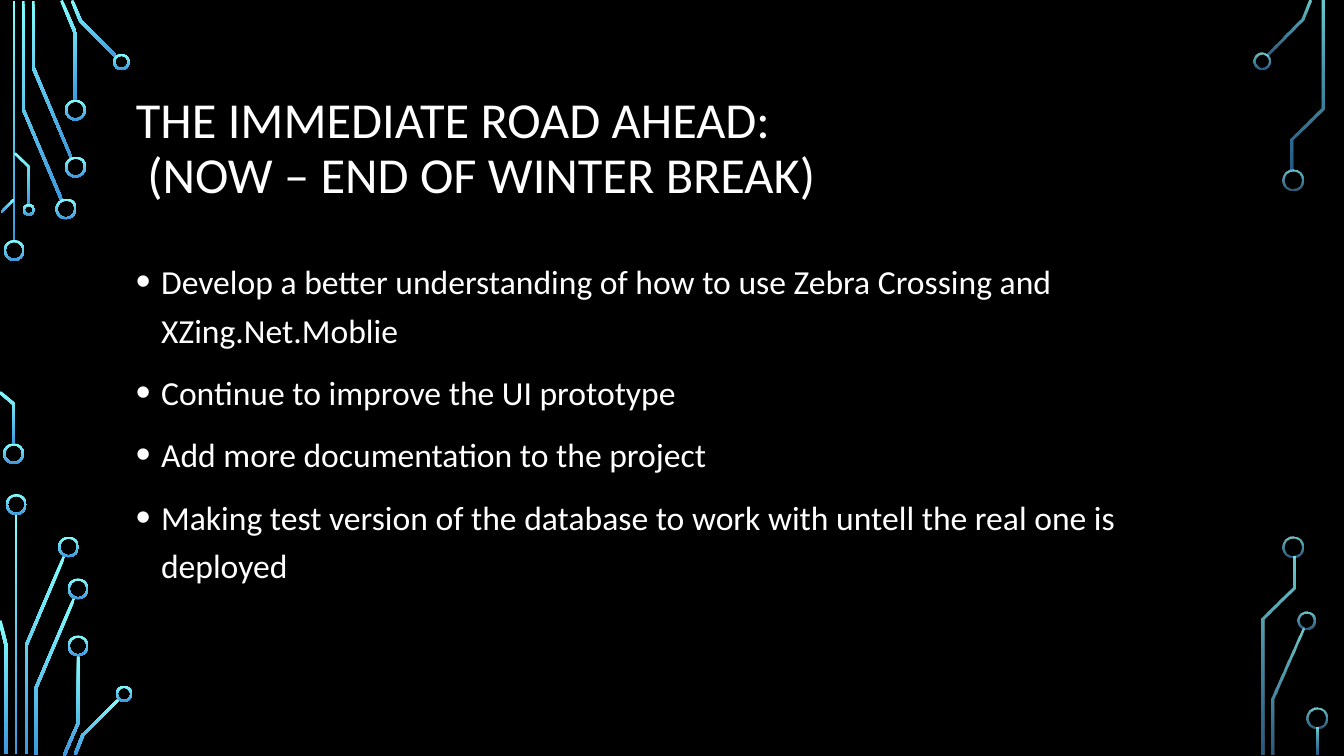
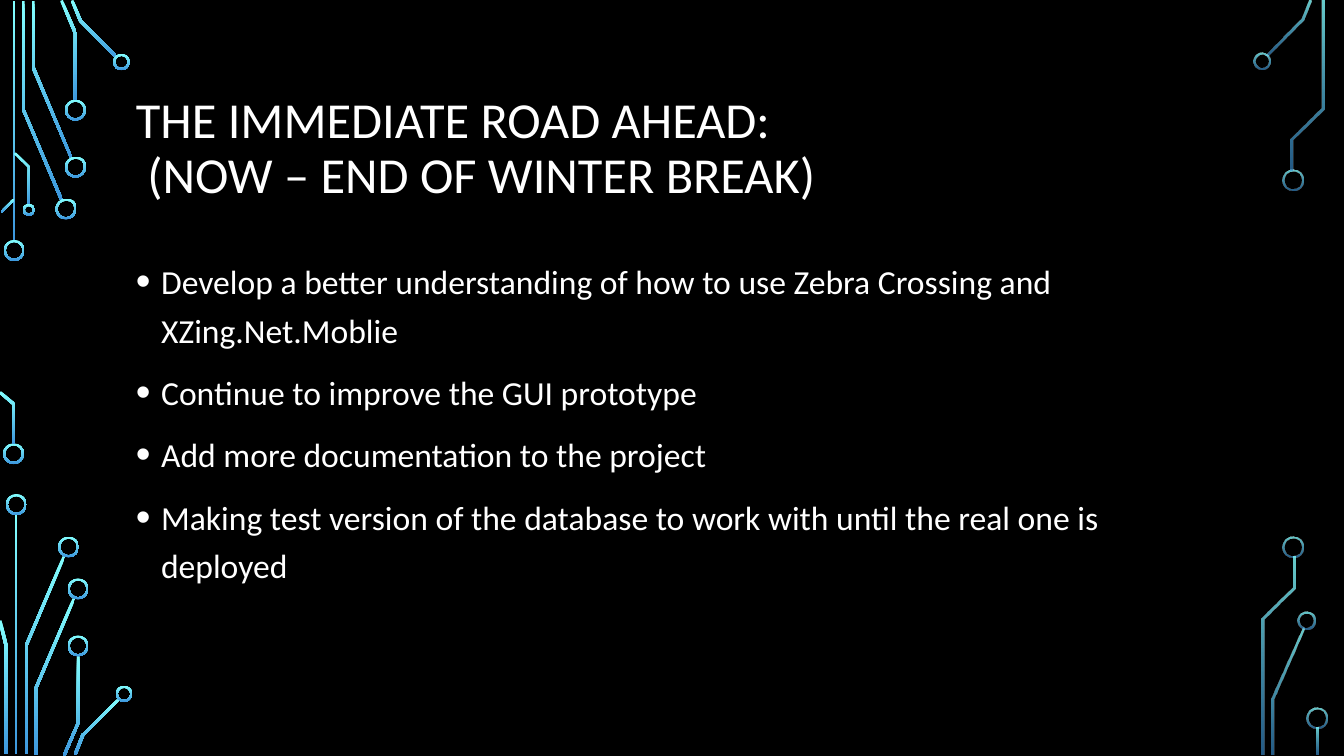
Before and after one commit to frozenNodak/InventoryManagement491, a slide deck: slide 11 of Inventory Management System demo draft.pptx. Drawn at 1344x756 pixels with LibreOffice and Linux fonts; fonts in the diff are those of the drawing; background and template pictures are left out. Boxes give left, top, right and bottom in pixels: in the first picture for what was removed or moved away, otherwise in the second. Text is boxed around its words. In the diff, an @@ line names an element or a change of style, - is before the commit and + after.

```diff
--- a/Inventory Management System demo draft.pptx
+++ b/Inventory Management System demo draft.pptx
@@ text at [161, 381, 697, 411]: text changed @@
-• Continue to improve the UI prototype
+• Continue to improve the GUI prototype
@@ text at [161, 506, 1098, 584]: text changed @@
-• Making test version of the database to work with untell the real one is deployed
+• Making test version of the database to work with until the real one is deployed
```
Also in this commit, not shown: 6 other slides changed.
